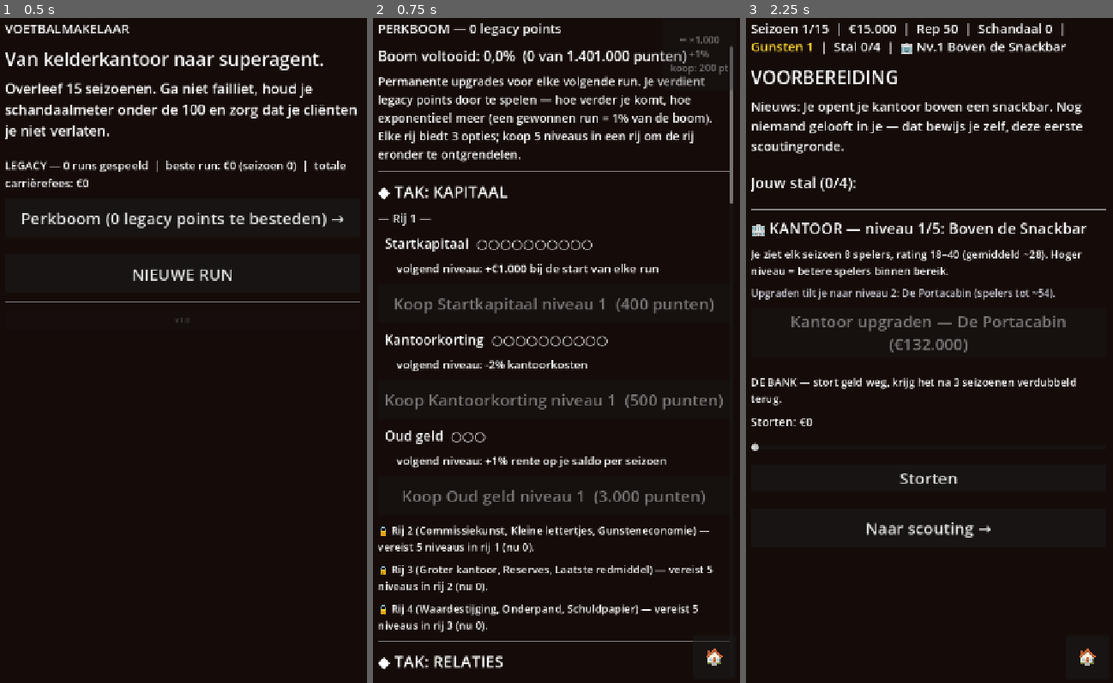
Above: before the commit, frames 1-3 (left to right).
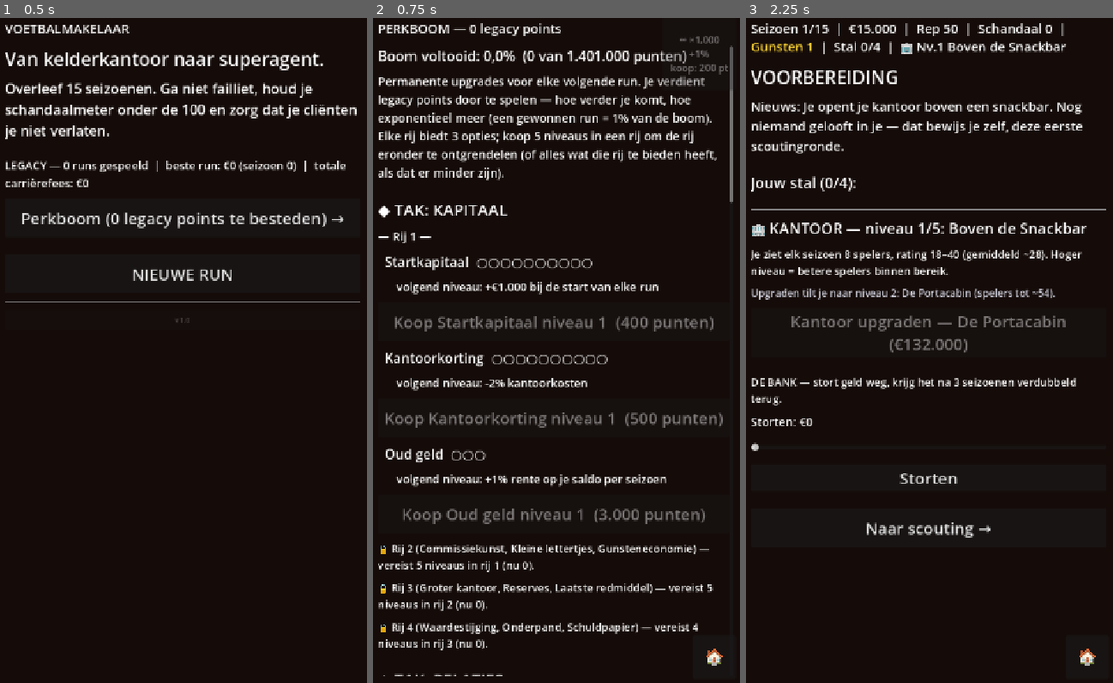
Above: after the commit, the same moments.

Repository: anassino070/Agent_game
Game: Godot game, scene res://scenes/Main.tscn
Same seed, same stepped clock (60 frames per second), same inputs: the game is played once before the commit and once after it.
Inputs:
- Up to frame 1 (0.5 s): no input
- Up to frame 2 (0.75 s): click "Perkboom (0 legacy points te …" at 0.5 s
- Up to frame 3 (2.25 s): click "🏠" at 1.25 s; click "NIEUWE RUN" at 2 s

Frame 1 is identical in both runs. In frame 2, 16% of the frame differs, in the area x 1-99%, y 19-99%; in frame 3, nothing differs.

Commit message:
fix: rij 4 van KAPITAAL was onbereikbaar
TIER_REQ is 5, maar KAPITAAL rij 3 heeft samen maar 4 koopbare niveaus
(kantoor 2 + reserves 1 + laatste_redmiddel 1). Rij 4 van die tak kon dus
nooit ontgrendeld worden.

Opgelost met tier_req_for() = min(TIER_REQ, tier_max_levels()), zodat de eis
wordt geclampt op wat een rij uberhaupt kan opleveren. Datagestuurd, dus
dezelfde blokkade kan niet terugkeren als er later een max_level omlaag gaat.
Balans blijft ongemoeid: RELATIES rij 3 (12 niveaus) en VAKWERK rij 3 (6)
houden gewoon eis 5.

De slot-melding in de UI toont nu ook de echte eis i.p.v. de kale TIER_REQ.

Co-Authored-By: Claude Opus 5 <noreply@anthropic.com>

Diff:
--- a/scripts/main.gd
+++ b/scripts/main.gd
@@ -624,7 +624,7 @@
 		("%.1f" % (Meta.tree_progress() * 100.0)).replace(".", ","),
 		_pts(Meta.tree_spent()), _pts(Meta.tree_total_cost()),
 	], 26)
-	lbl("Permanente upgrades voor elke volgende run. Je verdien …(158 unchanged characters)… en rij om de rij eronder te ontgrendelen." % Meta.TIER_REQ, 22)
+	lbl("Permanente upgrades voor elke volgende run. Je verdien …(158 unchanged characters)… en rij om de rij eronder te ontgrendelen (of alles wat die rij te bieden heeft, als dat er minder zijn)." % Meta.TIER_REQ, 22)
 	for branch in Meta.TREE:
 		sep()
 		lbl("◆ TAK: %s" % str(branch.name), 30)
@@ -638,8 +638,12 @@
 				var names: Array = []
 				for id in branch.tiers[tier_idx]:
 					names.append(str(Meta.PERKS[id].name))
+				# De échte eis opvragen i.p.v. de kale TIER_REQ: in een rij met
+				# minder dan 5 koopbare niveaus is de eis lager (zie
+				# Meta.tier_req_for()), en dan moet de melding dat ook zeggen.
 				lbl("🔒 Rij %d (%s) — vereist %d niveaus in rij %d (nu %d)." % [
-					tier_idx + 1, ", ".join(names), Meta.TIER_REQ, tier_idx,
+					tier_idx + 1, ", ".join(names),
+					Meta.tier_req_for(branch, tier_idx - 1), tier_idx,
 					Meta.tier_levels(branch, tier_idx - 1),
 				], 20)
 	sep()
--- a/scripts/meta.gd
+++ b/scripts/meta.gd
@@ -363,10 +363,28 @@
 	return total
 
 
+func tier_max_levels(branch: Dictionary, tier_idx: int) -> int:
+	# Hoeveel niveaus er in deze rij MAXIMAAL te koop zijn (som van max_level).
+	var total := 0
+	for id in branch.tiers[tier_idx]:
+		total += int(PERKS[str(id)].max_level)
+	return total
+
+
+func tier_req_for(branch: Dictionary, tier_idx: int) -> int:
+	# Wat je in rij `tier_idx` moet halen om de rij eronder te ontgrendelen.
+	# Geclampt op wat die rij überhaupt KAN opleveren: KAPITAAL rij 3 heeft
+	# samen maar 4 niveaus (kantoor 2 + reserves 1 + laatste_redmiddel 1),
+	# waardoor rij 4 met een vaste eis van 5 permanent onbereikbaar was. Door de
+	# eis datagestuurd te clampen kan dat bij een toekomstige perk-aanpassing
+	# ook niet meer stilletjes opnieuw gebeuren.
+	return mini(TIER_REQ, tier_max_levels(branch, tier_idx))
+
+
 func tier_unlocked(branch: Dictionary, tier_idx: int) -> bool:
 	if tier_idx == 0:
 		return true
-	return tier_levels(branch, tier_idx - 1) >= TIER_REQ
+	return tier_levels(branch, tier_idx - 1) >= tier_req_for(branch, tier_idx - 1)
 
 
 func is_unlocked(id: String) -> bool:
Not shown, changed: HANDLEIDING.md
